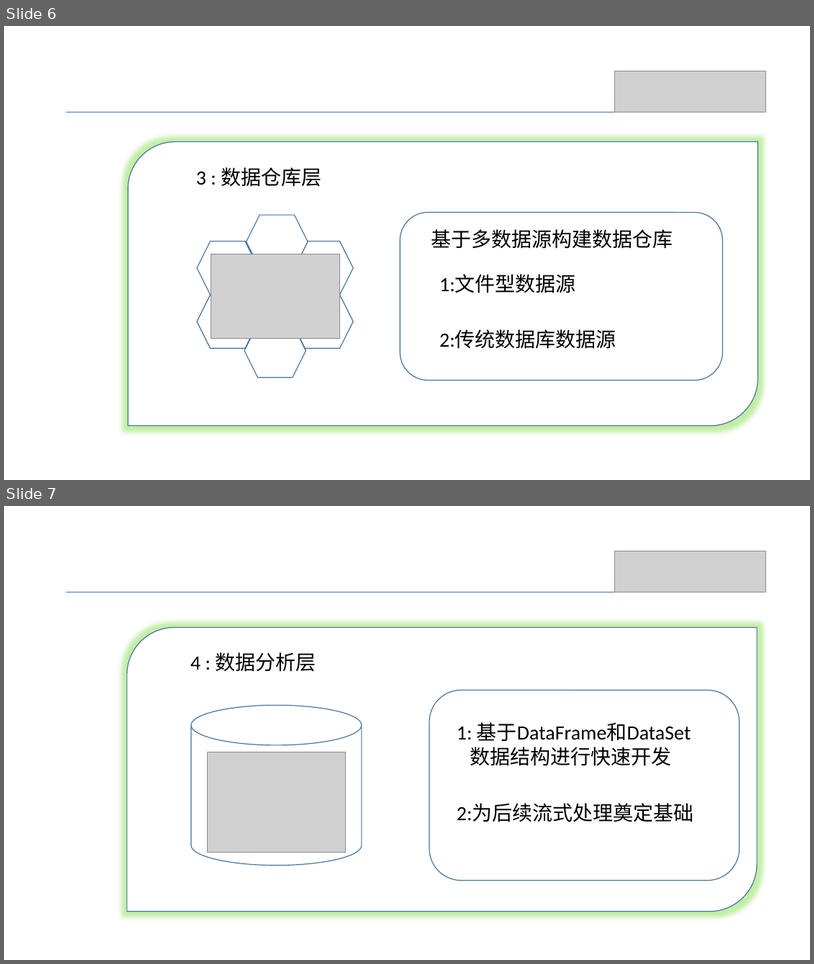
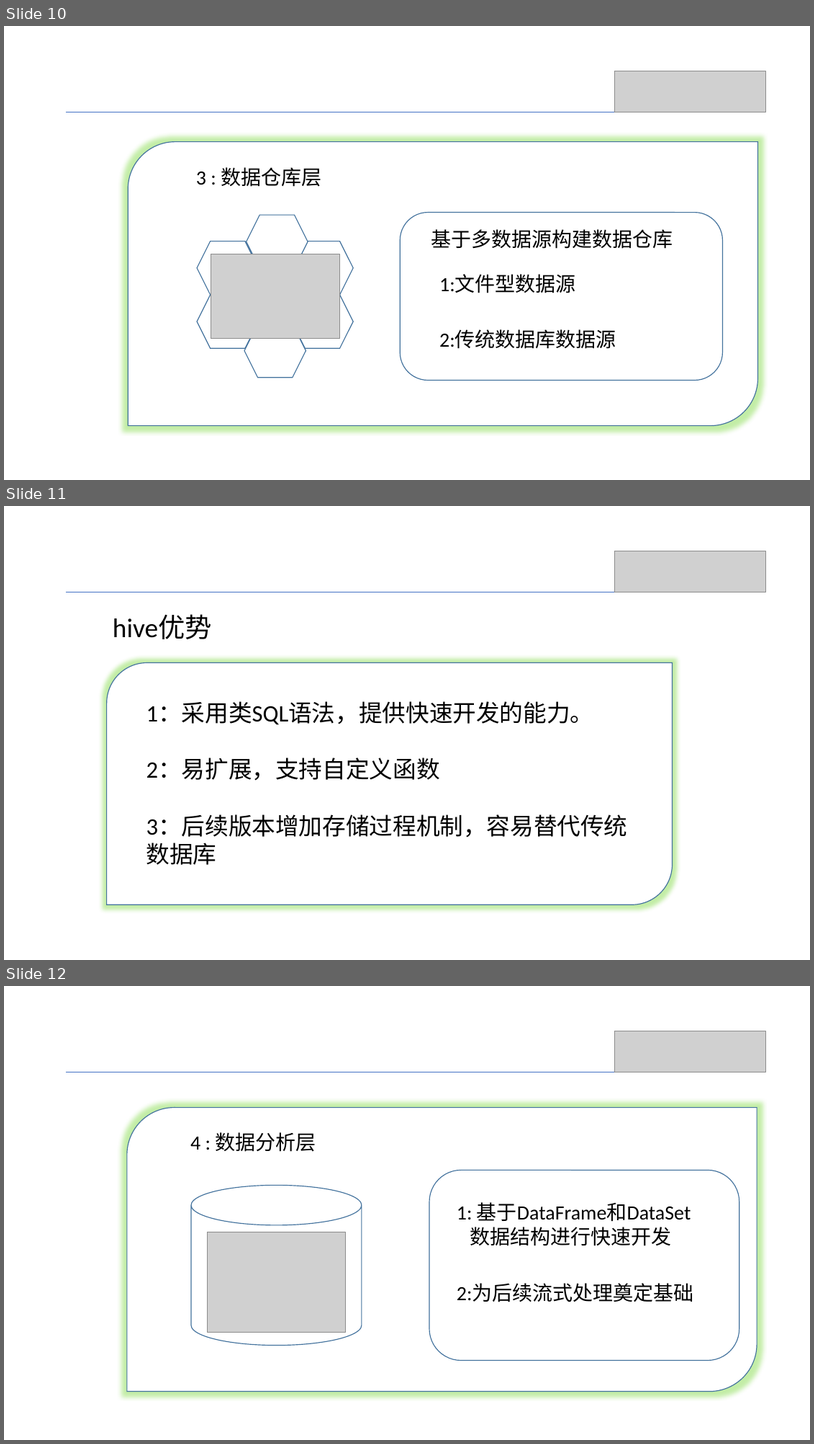
Before and after one commit to Shyekyo/event, a slide deck: src/resources/账务系统存储过程重构方案.pptx. Shown one above the other, each under a label of ours: slides 6 and 7 before the commit, slides 10, 11 and 12 after it. The pictures are 814x964 and 814x1444 pixels, drawn with LibreOffice and Linux fonts; fonts in the diff are those of the drawing; grey boxes stand for pictures. Boxes give left, top, right and bottom in pixels: in the first picture for what was removed or moved away, otherwise in the second. Text is boxed around its words. In the diff, an @@ line names an element or a change of style, - is before the commit and + after.

```diff
--- a/src/resources/账务系统存储过程重构方案.pptx
+++ b/src/resources/账务系统存储过程重构方案.pptx
@@ slide 11 added at [4, 506, 810, 960], background #FFFFFF @@
@@ picture added at [615, 551, 766, 592] @@
@@ line added from (66, 592) to (766, 592), #4472C4 0.5 pt @@
@@ text added at [113, 615, 212, 639], 32 pt, text #000000 @@
+hive优势
@@ round diag rect added at [107, 663, 673, 905], fill #FFFFFF, outline #43739E 1 pt @@
@@ text added at [147, 702, 628, 865], 28 pt, text #000000 @@
+1：采用类SQL语法，提供快速开发的能力。
+2：易扩展，支持自定义函数
+3：后续版本增加存储过程机制，容易替代传统数据库
@@ what was slide 6 is now slide 10 @@
@@ what was slide 7 is now slide 12 @@
```
Also in this commit, not shown: 3 slides changed, 13 other slides added, 11 other files.
